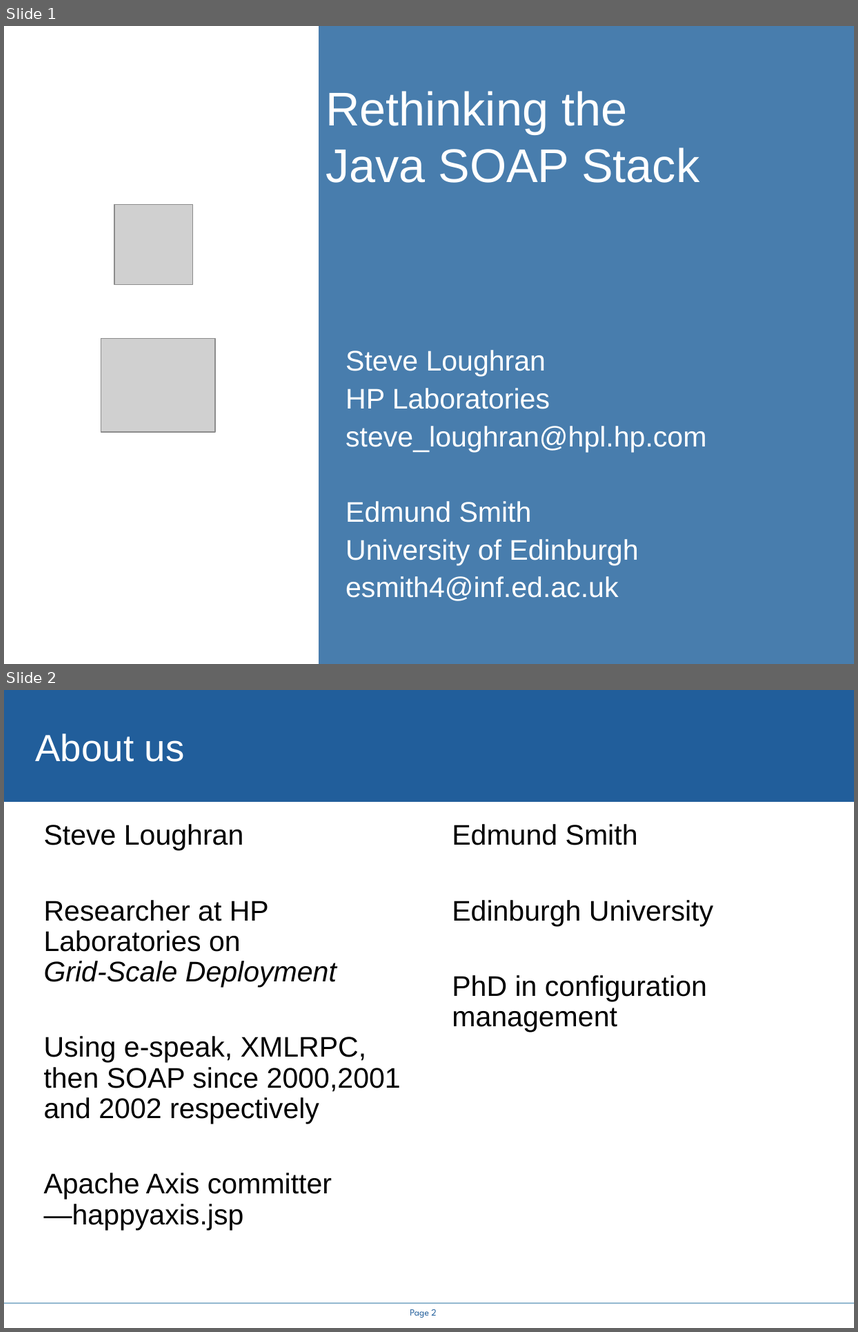
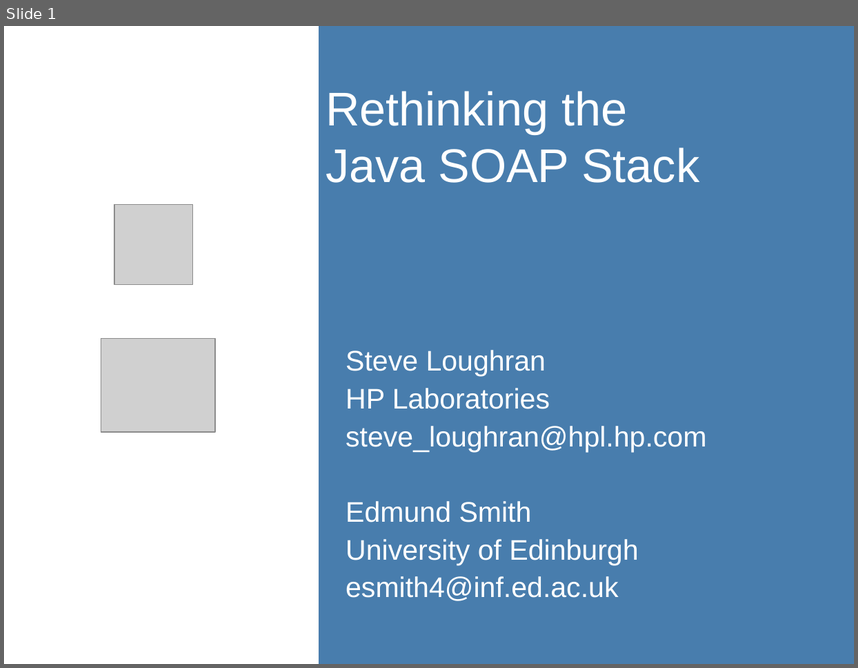
Before and after one commit to steveloughran/smartfrog, a slide deck: projects/alpine/doc/icws2005/rethinking_the_java_SOAP_stack.ppt. Shown one above the other, each under a label of ours: slides 1 and 2 before the commit, slide 1 after it. The pictures are 858x1332 and 858x668 pixels, drawn with LibreOffice and Linux fonts; fonts in the diff are those of the drawing; grey boxes stand for pictures; background and template pictures are left out. Boxes give left, top, right and bottom in pixels: in the first picture for what was removed or moved away, otherwise in the second. Text is boxed around its words. In the diff, an @@ line names an element or a change of style, - is before the commit and + after.

```diff
--- a/projects/alpine/doc/icws2005/rethinking_the_java_SOAP_stack.ppt
+++ b/projects/alpine/doc/icws2005/rethinking_the_java_SOAP_stack.ppt
@@ slide 2 removed at (x1=4, y1=690, x2=854, y2=1328), background #FFFFFF @@
@@ rectangle removed at (x1=4, y1=690, x2=854, y2=801) @@
@@ title removed at (x1=35, y1=733, x2=185, y2=762) @@
-About us
@@ text removed at (x1=44, y1=824, x2=401, y2=1230) @@
-Steve Loughran
-Researcher at HP Laboratories on
-Grid-Scale Deployment
-Using e-speak, XMLRPC, then SOAP since 2000,2001 and 2002 respectively
-Apache Axis committer
-—happyaxis.jsp
@@ text removed at (x1=452, y1=824, x2=713, y2=1032) @@
-Edmund Smith
-Edinburgh University
-PhD in configuration management
@@ line removed from (4, 1303) to (854, 1303) @@
@@ page number removed at (x1=410, y1=1309, x2=436, y2=1317) @@
-Page 2
```
Also in this commit, not shown: 15 slides changed, 4 slides added, 3 other slides removed, 8 other files.
